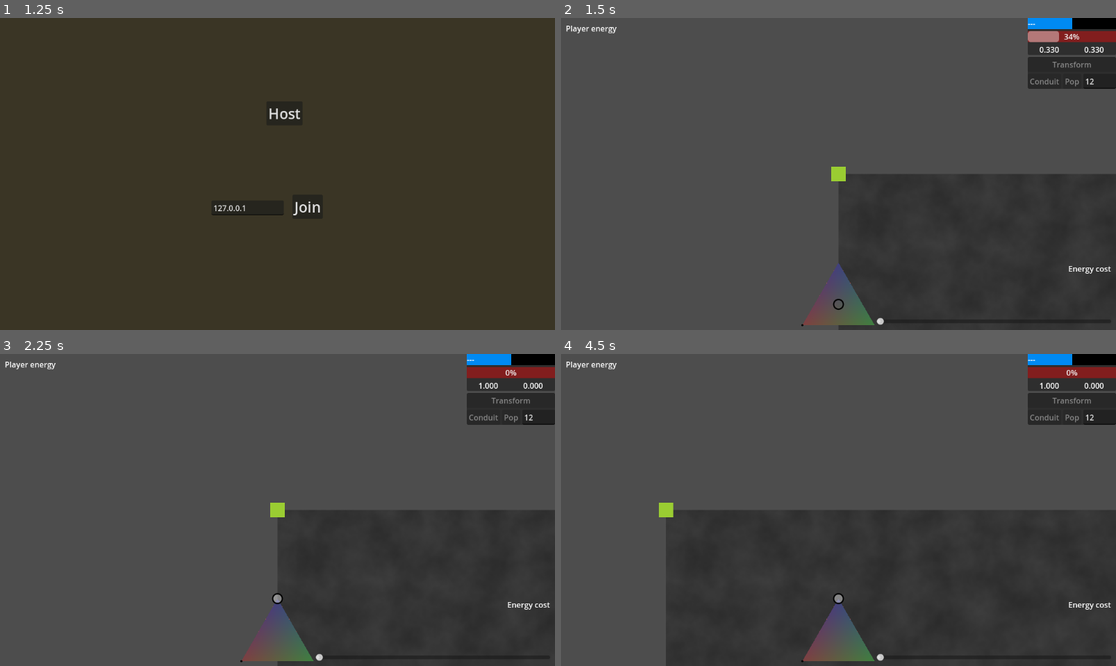
Above: before the commit, frames 1-4 (two rows, left to right).
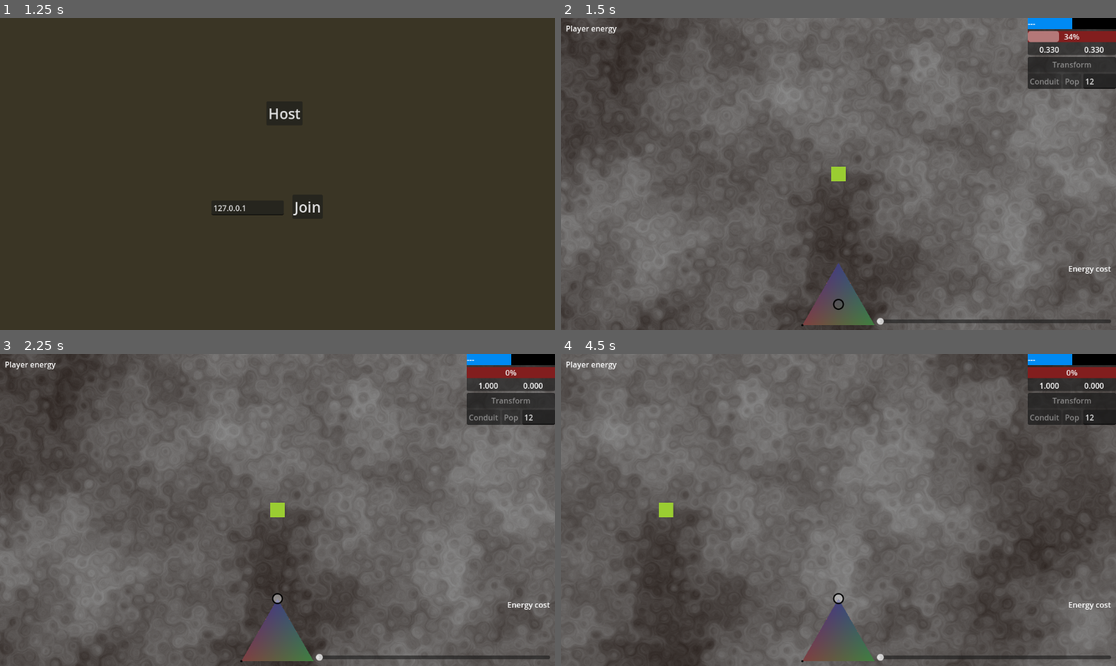
Above: after the commit, the same moments.

Repository: helmasur/conduit_rts
Game: Godot game, scene res://game.tscn
The game is run twice, just before and just after one commit, with the same random seed, the same clock (stepped at 60 frames per second) and the same inputs.
Inputs (mouse positions are in pixels of both pictures, inside the frame that each line leads up to):
- Up to frame 1 (1.25 s): click (538, 80) at 0.52 s; type "12" at 0.6 s
- Up to frame 2 (1.5 s): click "Host" at 1.25 s
- Up to frame 3 (2.25 s): tap Enter at 2 s; drag from (277, 625) to (277, 510) at 2.02 s
- Up to frame 4 (4.5 s): tap Space at 2.75 s; drag from (727, 525) to (838, 510) at 2.77 s; tap Enter at 3.5 s; move the mouse to (894, 441) at 3.52 s; hold D (move_right) 3.53-4.25 s; drag from (810, 572) to (672, 463) at 4.27 s

Frame 1 is identical in both runs. In frame 2, 51% of the frame differs, in the area x 0-100%, y 0-100%; in frame 3, 51%; in frame 4, 55%.

Commit message:
background

Diff:
--- /dev/null
+++ b/background.gd
@@ -0,0 +1,4 @@
+extends Sprite2D
+
+func _ready() -> void:
+	pass
--- a/game.gd
+++ b/game.gd
@@ -6,9 +6,13 @@
 @export var player_scene: PackedScene = preload("res://player.tscn")
 var player: Player
 var units = [Unit]
+var world_size: Vector2 = Vector2(2048,2048)
 
 func _ready():
-	pass
+	for offs in Utils.get_toroid_copies(world_size):
+		var copy = $Background.duplicate()
+		copy.position = $Background.position+offs
+		add_child(copy)
 	#_on_game_started()
 		##get_tree().connect("peer_connected", Callable(self, "_on_network_peer_connected"))
 		#var mp = get_tree().get_multiplayer()
--- a/game.tscn
+++ b/game.tscn
@@ -8,13 +8,25 @@
 [ext_resource type="PackedScene" uid="uid://dcjg31qkj8607" path="res://main_menu.tscn" id="5_7jktm"]
 
 [sub_resource type="Gradient" id="Gradient_0xm2m"]
-colors = PackedColorArray(0.169245, 0.169245, 0.169245, 1, 0.244776, 0.244776, 0.244776, 1)
+colors = PackedColorArray(0.16, 0.12528, 0.1104, 1, 0.55, 0.55, 0.55, 1)
 
 [sub_resource type="FastNoiseLite" id="FastNoiseLite_h2yge"]
+noise_type = 0
+frequency = 0.0015
+fractal_octaves = 7
+fractal_lacunarity = 3.0
+fractal_gain = 0.6
+domain_warp_enabled = true
+domain_warp_type = 1
+domain_warp_amplitude = 75.0
+domain_warp_frequency = 0.027
+domain_warp_fractal_type = 0
+domain_warp_fractal_lacunarity = 1.0
 
 [sub_resource type="NoiseTexture2D" id="NoiseTexture2D_1bvp3"]
 width = 2048
 height = 2048
+seamless = true
 color_ramp = SubResource("Gradient_0xm2m")
 noise = SubResource("FastNoiseLite_h2yge")
 
@@ -30,7 +42,8 @@
 [node name="Game" type="Node2D"]
 script = ExtResource("1_fc0e3")
 
-[node name="Sprite2D" type="Sprite2D" parent="."]
+[node name="Background" type="Sprite2D" parent="."]
+show_behind_parent = true
 position = Vector2(1024, 1024)
 texture = SubResource("NoiseTexture2D_1bvp3")
 
--- a/utils.gd
+++ b/utils.gd
@@ -74,3 +74,16 @@
 		Vector2(world_size.x, world_size.y),
 		Vector2(0, 0)
 	]
+
+static func get_toroid_copies(world_size: Vector2) -> Array[Vector2]:
+	return [
+		Vector2(-world_size.x, -world_size.y),
+		Vector2(0, -world_size.y),
+		Vector2(world_size.x, -world_size.y),
+		Vector2(-world_size.x, 0),
+		Vector2(world_size.x, 0),
+		Vector2(-world_size.x, world_size.y),
+		Vector2(0, world_size.y),
+		Vector2(world_size.x, world_size.y),
+		Vector2(0, 0)
+	]
